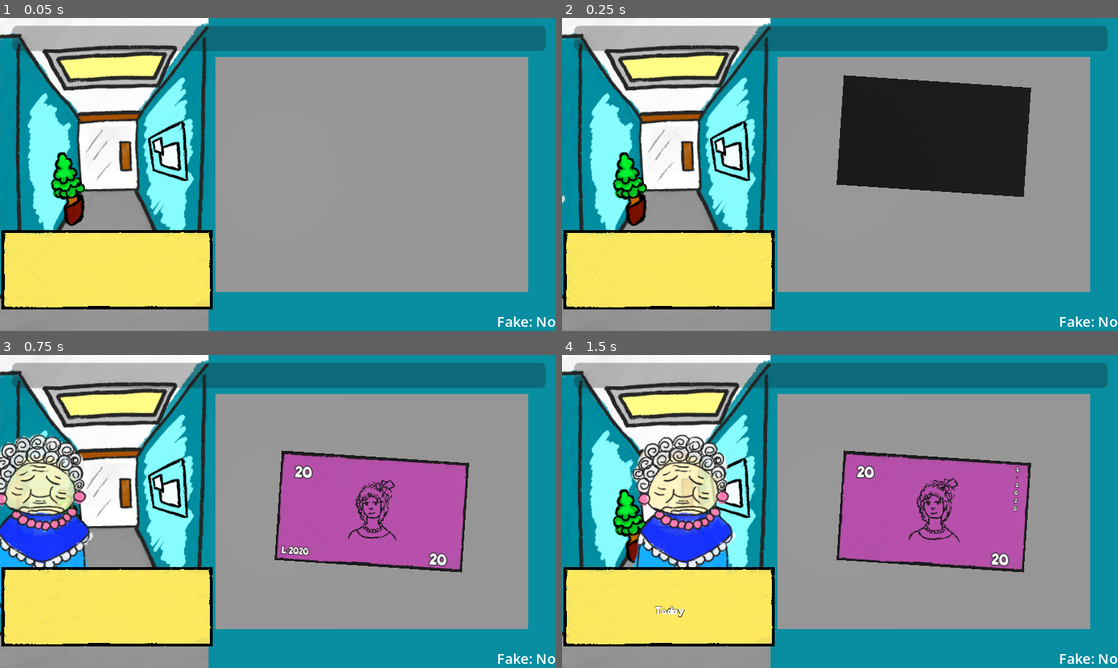
Above: before the commit, frames 1-4 (two rows, left to right).
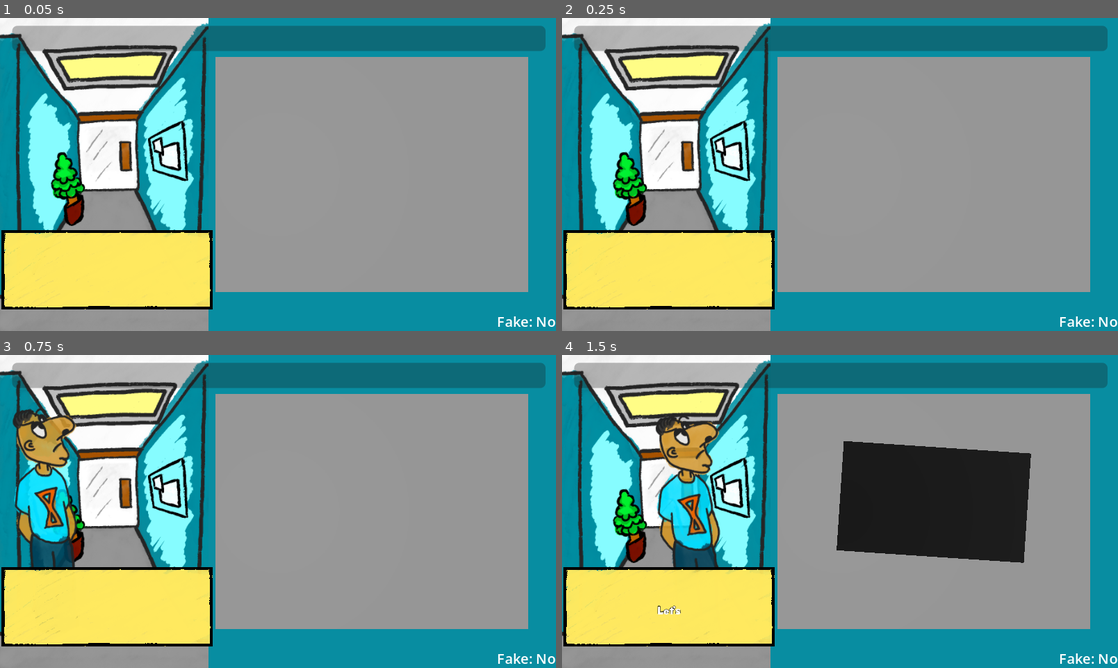
Above: after the commit, the same moments.

Repository: KaitoGameDev/brackeys-gj-2026-2
Game: Godot game, scene res://source/main.tscn
Two runs of this game, one before a commit and one after it. Both use one fixed random seed, a clock stepped at 60 frames per second and the inputs below.
Inputs (mouse positions are in pixels of both pictures, inside the frame that each line leads up to):
- Up to frame 1 (0.05 s): no input
- Up to frame 2 (0.25 s): no input
- Up to frame 3 (0.75 s): move the mouse to (400, 495) at 0.52 s; click (400, 495) at 0.67 s
- Up to frame 4 (1.5 s): move the mouse to (728, 527) at 1.27 s; click (728, 527) at 1.42 s

Frame 1 is identical in both runs. In frame 2, 12% of the frame differs, in the area x 0-85%, y 18-60%; in frame 3, 18%; in frame 4, 19%, in the area x 12-85%, y 19-84%.

Commit message:
connect wave controller with client spawning

Diff:
--- a/source/clients/client.gd
+++ b/source/clients/client.gd
@@ -15,10 +15,10 @@
 
 func move_to(target_position: Vector3, is_end_position: bool = false) -> void:
 	stage += 1
-	#animation.play("moving")
+	animation.play("move")
 	var tween: Tween = create_tween()
 	tween.set_parallel(true)
-	tween.tween_property(self, "global_position:x", target_position.x, 1.2)
+	tween.tween_property(self, "position:x", target_position.x, 1.2)
 	tween.finished.connect(
 		func():
 			if is_end_position:
--- a/source/clients/client.tscn
+++ b/source/clients/client.tscn
@@ -3,6 +3,45 @@
 [ext_resource type="Texture2D" uid="uid://pepi5boiwf85" path="res://assets/characters/Ulises.png" id="1_iy4jk"]
 [ext_resource type="Script" uid="uid://beikrpvkhepc1" path="res://source/clients/client.gd" id="2_50b80"]
 [ext_resource type="PackedScene" uid="uid://dp5xlgruqvtqk" path="res://source/dialog_system/dialog.tscn" id="3_eiho7"]
+
+[sub_resource type="Animation" id="Animation_foecp"]
+length = 0.001
+tracks/0/type = "value"
+tracks/0/imported = false
+tracks/0/enabled = true
+tracks/0/path = NodePath("Client:position")
+tracks/0/interp = 1
+tracks/0/loop_wrap = true
+tracks/0/keys = {
+"times": PackedFloat32Array(0),
+"transitions": PackedFloat32Array(1),
+"update": 0,
+"values": [Vector3(0, 0, 0)]
+}
+
+[sub_resource type="Animation" id="Animation_eiho7"]
+resource_name = "move"
+length = 0.3
+loop_mode = 1
+step = 0.1
+tracks/0/type = "value"
+tracks/0/imported = false
+tracks/0/enabled = true
+tracks/0/path = NodePath("Client:position")
+tracks/0/interp = 1
+tracks/0/loop_wrap = true
+tracks/0/keys = {
+"times": PackedFloat32Array(0, 0.15, 0.3),
+"transitions": PackedFloat32Array(1, 1, 1),
+"update": 0,
+"values": [Vector3(0, 0, 0), Vector3(0, 0, -0.05), Vector3(0, 0, 0)]
+}
+
+[sub_resource type="AnimationLibrary" id="AnimationLibrary_foecp"]
+_data = {
+&"RESET": SubResource("Animation_foecp"),
+&"move": SubResource("Animation_eiho7")
+}
 
 [node name="Client" type="Node3D" unique_id=1997058928]
 script = ExtResource("2_50b80")
@@ -17,3 +56,4 @@
 texture = ExtResource("1_iy4jk")
 
 [node name="AnimationPlayer" type="AnimationPlayer" parent="." unique_id=2079520747]
+libraries/ = SubResource("AnimationLibrary_foecp")
--- a/source/clients/client_spawner.gd
+++ b/source/clients/client_spawner.gd
@@ -7,33 +7,32 @@
 @onready var origin: Marker3D = $Origin
 @onready var end: Marker3D = $End
 
-var current_client: Client
-var count: int = 0
+var current_client: Client = null
 
 func _ready() -> void:
 	spawn_client.call_deferred()
-#	get_tree().create_timer(2.0).timeout.connect(spawn_client)
-#	get_tree().create_timer(8.0).timeout.connect(spawn_client)
-#	get_tree().create_timer(16.0).timeout.connect(spawn_client)
+	EventBus.on_event.connect(_on_event)
+
+func _on_event(event: Object) -> void:
+	if event is MoneyDestroyedEvent:
+		spawn_client.call_deferred()
 
 func spawn_client() -> void:
-	var next_client: Client = client_scene.instantiate()
-	var resource : ClientResource = client_resources[count]
-	count += 1
-	next_client.setup(resource)
-	add_sibling(next_client)
-	next_client.global_position = origin.global_position
+	var previous_client: Client = current_client
+	current_client = client_scene.instantiate()
+	var resource : ClientResource = client_resources.pick_random()
+	current_client.setup(resource)
+	current_client.visible = false
+	current_client.position = origin.position
 
-	if current_client:
-		current_client.move_to(end.global_position, true)
-	else:
-		current_client = next_client
+	add_child(current_client)
 
-	current_client.finished_transition.connect(
-		func():
-			current_client.queue_free.call_deferred()
-			current_client = next_client
-	)
+	if previous_client:
+		previous_client.finished_transition.connect(
+			func():
+				previous_client.queue_free.call_deferred()
+		)
+		previous_client.move_to(end.position, true)
 
-	if next_client:
-		next_client.move_to(global_position)
+	current_client.visible = true
+	current_client.move_to.call_deferred(Vector3.ZERO)
--- a/source/waves/wave_controller.gd
+++ b/source/waves/wave_controller.gd
@@ -41,12 +41,14 @@
 	EventBus.on_event.connect(_on_event)
 	_update_wave_label()
 	_update_wave_progress(false)
-	_try_spawn_next()
+	#_try_spawn_next()
 
 
 func _on_event(event: Object) -> void:
 	if event is MoneyDestroyedEvent:
 		_on_money_destroyed()
+	if event is OnClientEntered:
+		_try_spawn_next()
 
 
 func _on_money_destroyed() -> void:
@@ -55,9 +57,9 @@
 	_update_wave_progress()
 
 	var current_wave := waves[_wave_index]
-	if _spawned_in_wave < current_wave.money_count:
-		_try_spawn_next()
-		return
+	#if _spawned_in_wave < current_wave.money_count:
+		#_try_spawn_next()
+		#return
 
 	if _wave_index + 1 < waves.size():
 		_wave_index += 1
@@ -65,7 +67,7 @@
 		_completed_in_wave = 0
 		_update_wave_label()
 		_update_wave_progress(false)
-		_try_spawn_next()
+		#_try_spawn_next()
 
 
 func _try_spawn_next() -> void:
